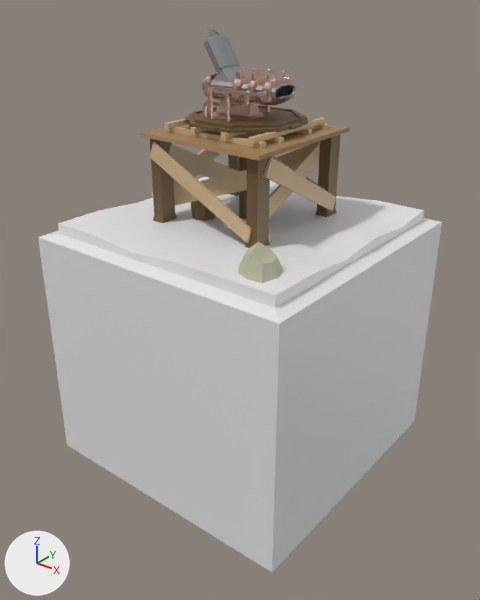
The FBX model Assets/Imports/Models/Reworked/tile_bladelauncher.fbx as it was, and as the next commit left it.
Both versions are drawn from a camera (50 mm lens) standing at (0.0542, -0.0691, 0.0664) and looking at (0.0009, -0.0025, 0.0252). Arrows for +X, +Y and +Z are at lower left; the lights stay in place. Where no turn or scale is listed for an object, it has been applied to the vertices.

The first picture shows 'Base', 'Bladebarrel', 'Ground', 'Tile'.
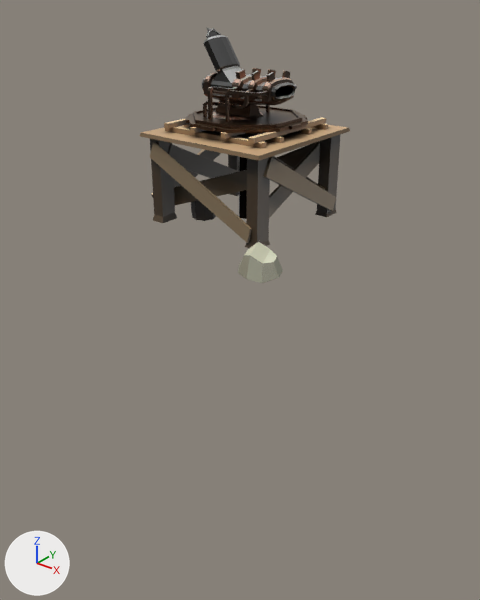
The newer file is also turned or shifted as a whole; pictures and numbers use the older file's frame.

Edits to the bpy script that builds the scene:
```text
Add img_sawblade_base_mat_png:
    img_sawblade_base_mat_png = load_image('sawblade_base_mat.png', '../../Materials/sawblade_base_mat.png', 1024, 1024, 'sRGB')
Add img_sawblade_rotatable_mat_png:
    img_sawblade_rotatable_mat_png = load_image('sawblade_rotatable_mat.png', '../../Materials/sawblade_rotatable_mat.png', 1024, 1024, 'sRGB')
Add mat_base:
    mat_base = principled_material('Base')
    mat_base.texture = img_sawblade_base_mat_png
Add mat_sawbladelauncher:
    mat_sawbladelauncher = principled_material('SawBladeLauncher')
    mat_sawbladelauncher.texture = img_sawblade_rotatable_mat_png
    mat_sawbladelauncher.metallic = 1.0
    mat_sawbladelauncher.roughness = 0.319
Change me_cylinder_010:
    where me_cylinder_010.from_pydata(...)  # 316 vertices, 272 faces; spans x -0.0099..0.0156, y -0.0166..0.0099, z 0.0367..0.0497
    used by ob_base; location = (0.0, 0.0, 0.0)
    me_cylinder_010 part 1: all 14 faces that had it switch from mat_material (grey #bcbca2) to mat_base (picture img_sawblade_base_mat_png)
    me_cylinder_010 part 2: all 146 faces that had it switch from mat_wood_dark (brown #6e5533) to mat_base (picture img_sawblade_base_mat_png)
    me_cylinder_010 part 3: all 96 faces that had it switch from mat_wood_bright_001 (beige #ceb189) to mat_base (picture img_sawblade_base_mat_png)
    me_cylinder_010 part 4: all 16 faces that had it switch from mat_wood_bright (brown #a28257) to mat_base (picture img_sawblade_base_mat_png)
Add me_circle:
    me_circle.from_pydata(...)  # 1648 vertices, 1651 faces; spans x -0.0081..0.0078, y -0.0078..0.008, z 0.0..0.024
    me_circle.materials.append(mat_sawbladelauncher)  # picture img_sawblade_rotatable_mat_png
Remove ob_tile:
    ob_tile = bpy.data.objects.new('Tile', me_plane)
    ob_tile.location = (0.0, 0.0, 0.0)
Remove ob_ground:
    ob_ground = bpy.data.objects.new('Ground', me_cube_001)
    ob_ground.location = (0.0, 0.0, 0.0)
Remove ob_bladebarrel:
    ob_bladebarrel = bpy.data.objects.new('Bladebarrel', me_cylinder_007)
    ob_bladebarrel.location = (0.0, 0.0, 0.0)
Add ob_sawbladelauncher:
    ob_sawbladelauncher = bpy.data.objects.new('SawBladeLauncher', me_circle)
    ob_sawbladelauncher.location = (0.0, 0.0, 0.0367)
```

Pixel boxes [x1, y1, x2, y2] of what changed, in the pictures (480 x 600 px):
'Tile', deleted: before [38, 218, 442, 572]
'Ground', deleted: before [58, 177, 424, 308]
'Bladebarrel', deleted: before [185, 27, 308, 219]
    faces in mat_material_002 (beige #d6b6a5): [203, 68, 297, 122]
    faces in mat_wood_dark (brown #6e5533): [185, 105, 308, 219]
    faces in mat_material_001 (grey #b5b5b5): [202, 27, 295, 101]
'SawBladeLauncher', added: after [185, 27, 308, 219]
part 1 of me_cylinder_010, recoloured: [238, 242, 283, 283] in both
part 2 of me_cylinder_010, recoloured: [150, 135, 340, 248] in both
part 3 of me_cylinder_010, recoloured: [150, 119, 336, 243] in both
part 4 of me_cylinder_010, recoloured (brown to beige): [140, 125, 350, 160] in both
